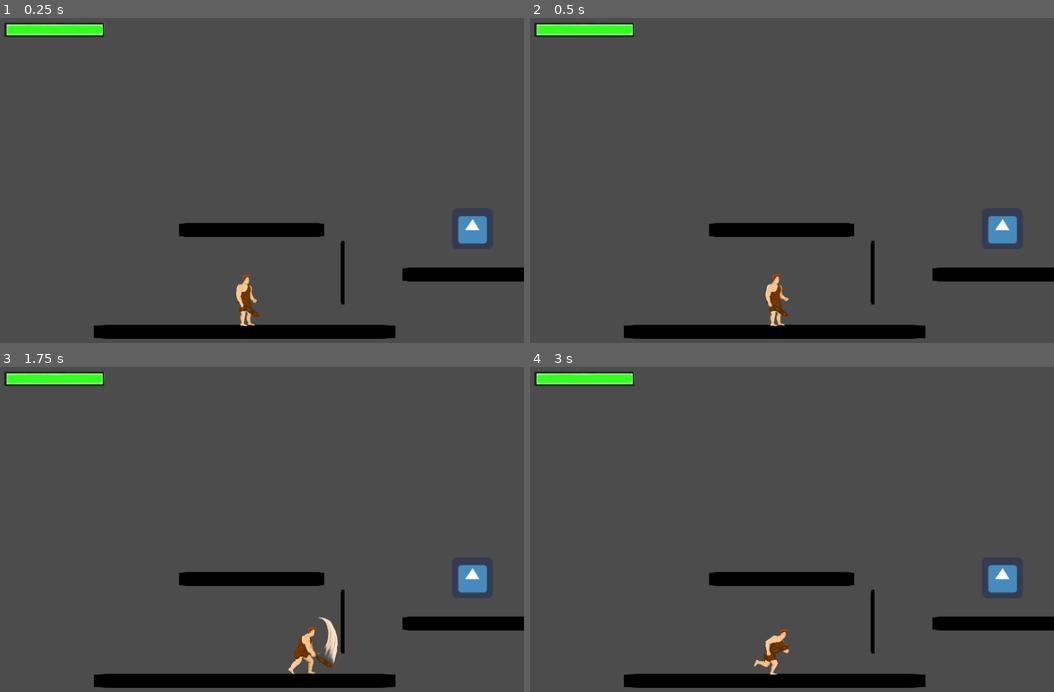
Above: before the commit, frames 1-4 (two rows, left to right).
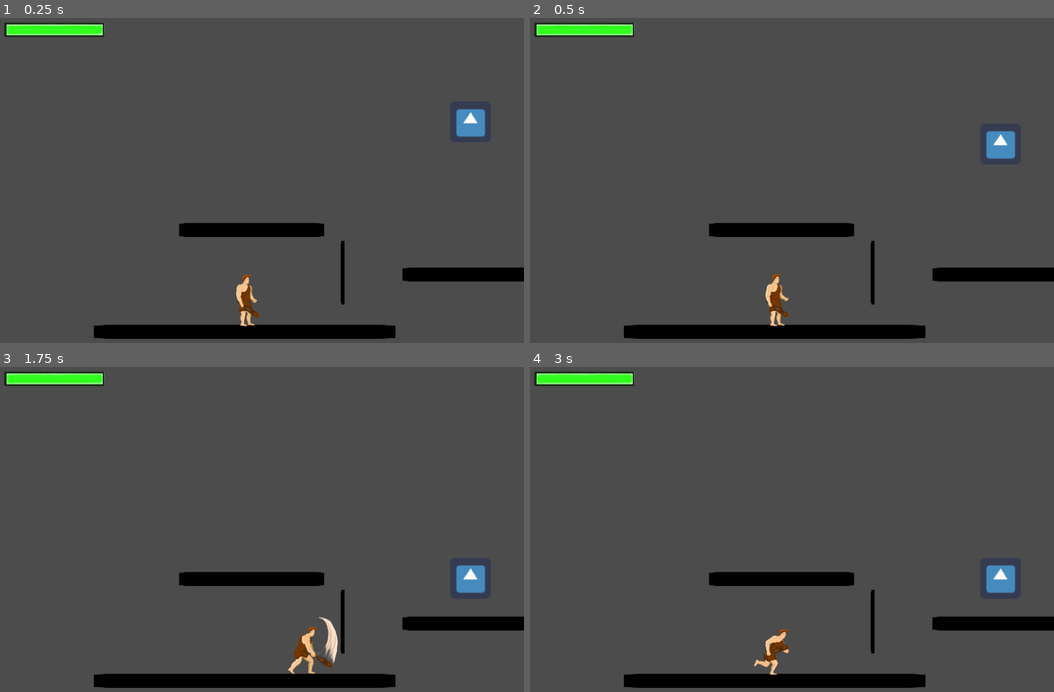
Above: after the commit, the same moments.

Repository: gilmarkandrade/game_lucas_github
Game: Godot game, scene res://fases/fase_test.tscn
Two runs of this game, one before a commit and one after it. Both use one fixed random seed, a clock stepped at 60 frames per second and the inputs below. This scene is started directly instead of the project's main scene. The engine's default icon, where the game draws it, is replaced by a stand-in: a white triangle on a blue panel in a dark square.
Inputs (mouse positions are in pixels of both pictures, inside the frame that each line leads up to):
- Up to frame 1 (0.25 s): no input
- Up to frame 2 (0.5 s): no input
- Up to frame 3 (1.75 s): tap Enter (ui_accept) at 0.5, 0.77, 1.52 s; move the mouse to (372, 523) at 0.52 s; hold Right (ui_right) from 0.53 s (still down); move the mouse to (141, 562) at 1.27 s
- Up to frame 4 (3 s): move the mouse to (833, 458) at 2.02 s; release Right (ui_right) at 2.03 s; hold Left (ui_left) 2.03-2.78 s; move the mouse to (755, 617) at 2.77 s; hold Right (ui_right) from 2.78 s (still down)

The runs differ from the first frame. In frame 1, 0.9% of the frame differs, in the area x 87-93%, y 28-70%; in frame 2, 0.9%; in frame 3, 0.1%; in frame 4, 0.1%.

Commit message:
termino do sistema de dano arqueiro SD
ja é póssivel matar o arqueiro e receber dano no player codigo encerreado nesta cena aguardando sprite

Diff:
--- a/game_lucas/fases/fase_test.tscn
+++ b/game_lucas/fases/fase_test.tscn
@@ -38,6 +38,8 @@
 [node name="chao2" type="StaticBody2D" parent="."]
 position = Vector2( 362, -90 )
 scale = Vector2( 0.48, 1 )
+collision_layer = 3
+collision_mask = 3
 __meta__ = {
 "_edit_group_": true
 }
@@ -58,6 +60,8 @@
 [node name="chao3" type="StaticBody2D" parent="."]
 position = Vector2( 11, -160 )
 scale = Vector2( 0.48, 1 )
+collision_layer = 3
+collision_mask = 3
 __meta__ = {
 "_edit_group_": true
 }
@@ -91,5 +95,5 @@
 texture = ExtResource( 3 )
 
 [node name="arqueiro_SD" parent="." instance=ExtResource( 5 )]
-position = Vector2( 357, -161 )
+position = Vector2( 354, -341 )
 [connection signal="body_entered" from="area_test_cajado" to="." method="_on_area_test_cajado_body_entered"]
--- a/game_lucas/inimigos/inimigos_comun/fase_2/arqueiro/side_scroller/arqueiro_SD.gd
+++ b/game_lucas/inimigos/inimigos_comun/fase_2/arqueiro/side_scroller/arqueiro_SD.gd
@@ -2,11 +2,23 @@
 
 var move = Vector2()
 var speed = 6
+var life = 100
 var attacking = false
 var death = false
 var side_current = false
 var are_in_area = false
 var arrow = preload("res://inimigos/projeteis_inimigos/flecha_Fase_2/flecha.tscn")
+
+
+func _physics_process(delta):
+	move.y += speed
+	move_and_slide(move)
+
+func death():
+	if life <= 0:
+		death = true
+		life = 0
+		$animation_arqueiro_SD.current_animation = "death_animation"
 
 func fire_atack():
 	if side_current == false and attacking == true and death == false:
@@ -27,7 +39,7 @@
 
 
 func _on_area_atack_left_body_entered(body):
-	if body.is_in_group("player"):
+	if body.is_in_group("player") and death == false:
 		side_current = false
 		attacking = true
 		are_in_area = true
@@ -37,7 +49,7 @@
 
 
 func _on_area_atack_left_body_exited(body):
-	if body.is_in_group("player"):
+	if body.is_in_group("player")and death == false:
 		attacking = false
 		are_in_area = false
 		$delay_atack_stop.start()
@@ -45,7 +57,7 @@
 
 
 func _on_area_atack_rigth_body_entered(body):
-	if body.is_in_group("player"):
+	if body.is_in_group("player") and death == false:
 		side_current = true
 		attacking = true
 		are_in_area = true
@@ -54,7 +66,7 @@
 
 
 func _on_area_atack_rigth_body_exited(body):
-	if body.is_in_group("player"):
+	if body.is_in_group("player") and death == false:
 		attacking = false
 		are_in_area = false
 		$delay_atack_stop.start()
@@ -64,21 +76,32 @@
 	pass # Replace with function body.
 
 
+func _on_area_corpo_area_entered(area):
+	death()
+	if area.is_in_group("arma_player") and death == false:
+		life -= (atributos_player_singleton.life_enemie_update +30)
+
+	if area.is_in_group("projetil_player"):
+		life -= atributos_player_singleton.life_enemie_update
+
+
 
 
 func _on_delay_atack_stop_timeout():
-	if are_in_area == false :
+	if are_in_area == false and death == false:
 		$animation_arqueiro_SD.current_animation = "idlle_animation"
 
 
 
 func _on_animation_arqueiro_SD_animation_finished(anim_name):
-	if anim_name == "atack_animation_left":
+	if anim_name == "atack_animation_left" and death == false:
 		create_arrow()
 		if are_in_area == true and death == false and side_current == false:
 			$animation_arqueiro_SD.current_animation = "atack_animation_left"
 
-	elif anim_name == "atack_animation_rigth":
+	elif anim_name == "atack_animation_rigth" and death == false:
 		create_arrow()
 		if are_in_area == true and death == false and side_current == true:
 			$animation_arqueiro_SD.current_animation = "atack_animation_rigth"
+	if anim_name == "death_animation":
+		queue_free()
--- a/game_lucas/inimigos/inimigos_comun/fase_2/arqueiro/side_scroller/arqueiro_SD.tscn
+++ b/game_lucas/inimigos/inimigos_comun/fase_2/arqueiro/side_scroller/arqueiro_SD.tscn
@@ -53,10 +53,16 @@
 radius = 19.9223
 height = 67.134
 
-[node name="arqueiro_SD" type="KinematicBody2D"]
+[node name="arqueiro_SD" type="KinematicBody2D" groups=[
+"enemie",
+]]
+collision_layer = 3
+collision_mask = 3
 script = ExtResource( 1 )
 
-[node name="CollisionShape2D" type="CollisionShape2D" parent="."]
+[node name="CollisionShape2D" type="CollisionShape2D" parent="." groups=[
+"enemie",
+]]
 shape = SubResource( 1 )
 
 [node name="sprite_arqueiro_SD" type="Sprite" parent="."]
@@ -74,17 +80,21 @@
 [node name="area_atack_left" type="Area2D" parent="."]
 
 [node name="CollisionShape2D" type="CollisionShape2D" parent="area_atack_left"]
-position = Vector2( -517.499, -58.4999 )
+position = Vector2( -492.749, -56.2499 )
 shape = SubResource( 6 )
 
 [node name="area_atack_rigth" type="Area2D" parent="."]
 
 [node name="CollisionShape2D" type="CollisionShape2D" parent="area_atack_rigth"]
-position = Vector2( 524.249, -58.4999 )
+position = Vector2( 492.749, -56.2499 )
 shape = SubResource( 7 )
 
-[node name="area_corpo" type="Area2D" parent="."]
+[node name="area_corpo" type="Area2D" parent="." groups=[
+"enemie",
+]]
 editor/display_folded = true
+collision_layer = 3
+collision_mask = 3
 
 [node name="CollisionShape2D" type="CollisionShape2D" parent="area_corpo"]
 shape = SubResource( 8 )
@@ -96,5 +106,6 @@
 [connection signal="body_exited" from="area_atack_left" to="." method="_on_area_atack_left_body_exited"]
 [connection signal="body_entered" from="area_atack_rigth" to="." method="_on_area_atack_rigth_body_entered"]
 [connection signal="body_exited" from="area_atack_rigth" to="." method="_on_area_atack_rigth_body_exited"]
+[connection signal="area_entered" from="area_corpo" to="." method="_on_area_corpo_area_entered"]
 [connection signal="body_entered" from="area_corpo" to="." method="_on_area_corpo_body_entered"]
 [connection signal="timeout" from="delay_atack_stop" to="." method="_on_delay_atack_stop_timeout"]
--- a/game_lucas/inimigos/projeteis_inimigos/flecha_Fase_2/flecha.gd
+++ b/game_lucas/inimigos/projeteis_inimigos/flecha_Fase_2/flecha.gd
@@ -2,22 +2,33 @@
 var side
 var motion = Vector2()
 var speed = 1.5
-
+var damage = 8
+var stop = false
 
 
 
 func _process(delta):
 
-	move_projetil()
+	if stop == false :
+		move_projetil()
 
 func move_projetil():
 
 	if side == false :
 		motion.x -= speed
+		$sprite_flecha.flip_h = false
 	if side == true:
 		motion.x += speed
+		$sprite_flecha.flip_h = true
 	translate(motion)
 
 
 func _on_VisibilityNotifier2D_screen_exited():
 	queue_free()
+
+
+func _on_flecha_body_entered(body):
+	if body. is_in_group("player"):
+		atributos_player_singleton.player_life_update(damage)
+		stop = true
+		queue_free()
--- a/game_lucas/inimigos/projeteis_inimigos/flecha_Fase_2/flecha.tscn
+++ b/game_lucas/inimigos/projeteis_inimigos/flecha_Fase_2/flecha.tscn
@@ -5,17 +5,22 @@
 
 [sub_resource type="CapsuleShape2D" id=1]
 
-[node name="flecha" type="Area2D"]
+[node name="flecha" type="Area2D" groups=[
+"projetil_inimigo",
+]]
 script = ExtResource( 1 )
 
-[node name="CollisionShape2D" type="CollisionShape2D" parent="."]
+[node name="CollisionShape2D" type="CollisionShape2D" parent="." groups=[
+"projetil_inimigo",
+]]
 rotation = 1.59419
 shape = SubResource( 1 )
 
 [node name="VisibilityNotifier2D" type="VisibilityNotifier2D" parent="."]
 
-[node name="icon" type="Sprite" parent="."]
+[node name="sprite_flecha" type="Sprite" parent="."]
 position = Vector2( 2.49926, 0.499848 )
 scale = Vector2( 0.578126, 0.234376 )
 texture = ExtResource( 2 )
+[connection signal="body_entered" from="." to="." method="_on_flecha_body_entered"]
 [connection signal="screen_exited" from="VisibilityNotifier2D" to="." method="_on_VisibilityNotifier2D_screen_exited"]
--- a/game_lucas/player/player_fase2/side_scorller_F2/orb_fogo_SD/orb__de_fogo_SD.gd
+++ b/game_lucas/player/player_fase2/side_scorller_F2/orb_fogo_SD/orb__de_fogo_SD.gd
@@ -3,6 +3,8 @@
 var motion = Vector2()
 var speed = 3
 var mana_subtract = 20
+var damage = 20
+var stop = false
 
 
 func _ready():
@@ -10,7 +12,8 @@
 
 func _process(delta):
 
-	move_projetil()
+	if stop == false :
+		move_projetil()
 
 func move_projetil():
 
@@ -21,5 +24,12 @@
 	translate(motion)
 
 
+func _on_orb__de_fogo_SD_area_entered(area):
+	stop = true
+	if area.is_in_group("enemie"):
+		atributos_player_singleton.damage_life_enimie_update(damage)
+
+	queue_free()
+
 func _on_VisibilityNotifier2D_screen_exited():
 	queue_free()
--- a/game_lucas/player/player_fase2/side_scorller_F2/orb_fogo_SD/orb__de_fogo_SD.tscn
+++ b/game_lucas/player/player_fase2/side_scorller_F2/orb_fogo_SD/orb__de_fogo_SD.tscn
@@ -6,10 +6,16 @@
 [sub_resource type="CircleShape2D" id=1]
 radius = 12.4711
 
-[node name="orb__de_fogo_SD" type="Area2D"]
+[node name="orb__de_fogo_SD" type="Area2D" groups=[
+"projetil_player",
+]]
+collision_layer = 2
+collision_mask = 2
 script = ExtResource( 1 )
 
-[node name="CollisionShape2D" type="CollisionShape2D" parent="."]
+[node name="CollisionShape2D" type="CollisionShape2D" parent="." groups=[
+"projetil_player",
+]]
 shape = SubResource( 1 )
 
 [node name="sprite_orb" type="Sprite" parent="."]
@@ -18,4 +24,5 @@
 texture = ExtResource( 2 )
 
 [node name="VisibilityNotifier2D" type="VisibilityNotifier2D" parent="."]
+[connection signal="area_entered" from="." to="." method="_on_orb__de_fogo_SD_area_entered"]
 [connection signal="screen_exited" from="VisibilityNotifier2D" to="." method="_on_VisibilityNotifier2D_screen_exited"]
--- a/game_lucas/player/player_fase2/side_scorller_F2/player_SD_F2.gd
+++ b/game_lucas/player/player_fase2/side_scorller_F2/player_SD_F2.gd
@@ -93,6 +93,7 @@
 		O_F.position = $position_projetil.global_position
 
 
+
 # função responsavel por travar o codigo do game e chamar
 #a cena game over caso avida chegue a zero
 func death_player():
@@ -114,8 +115,9 @@
 	if area.is_in_group("weapom_enimie"):
 		life =  atributos_player_singleton.life_player
 		death_player()
-		print(life)
-
+	if area .is_in_group("projetil_inimigo"):
+		life = atributos_player_singleton.life_player
+		death_player()
 
 
 func _on_area_arma_player_area_entered(area):
